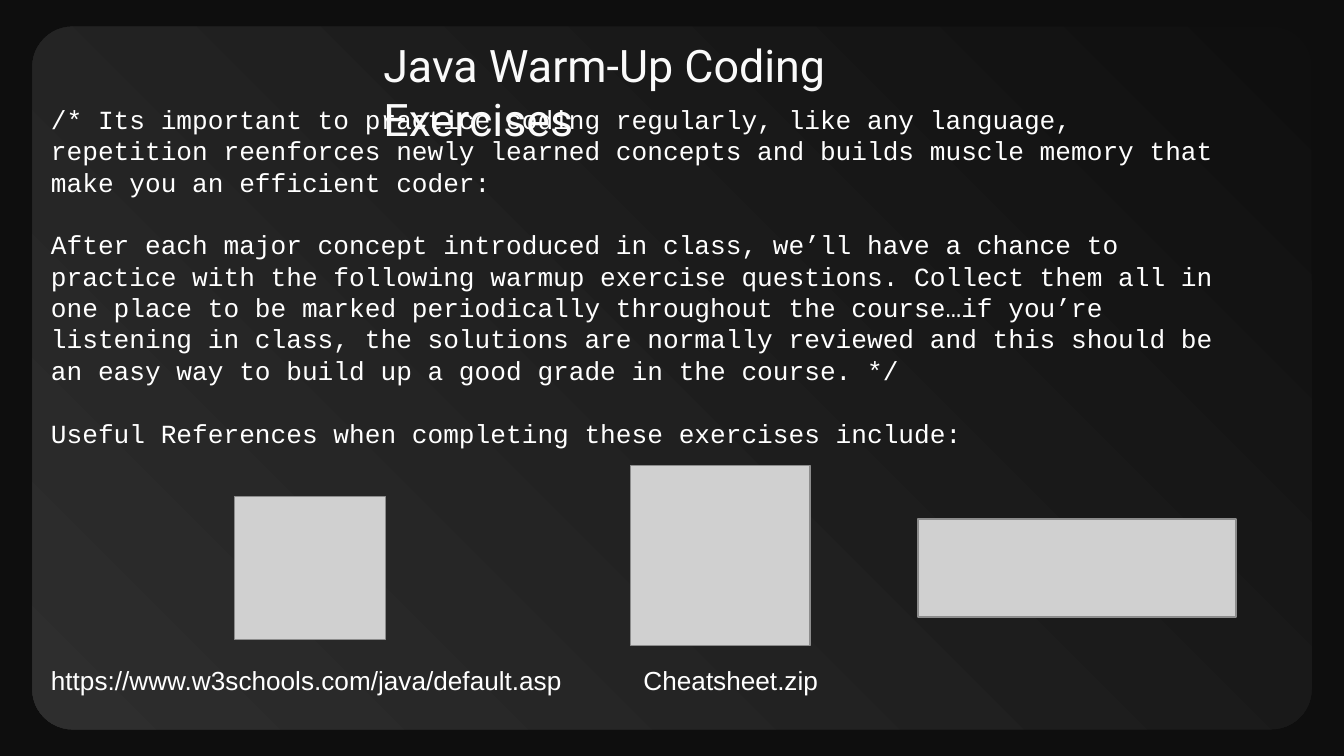
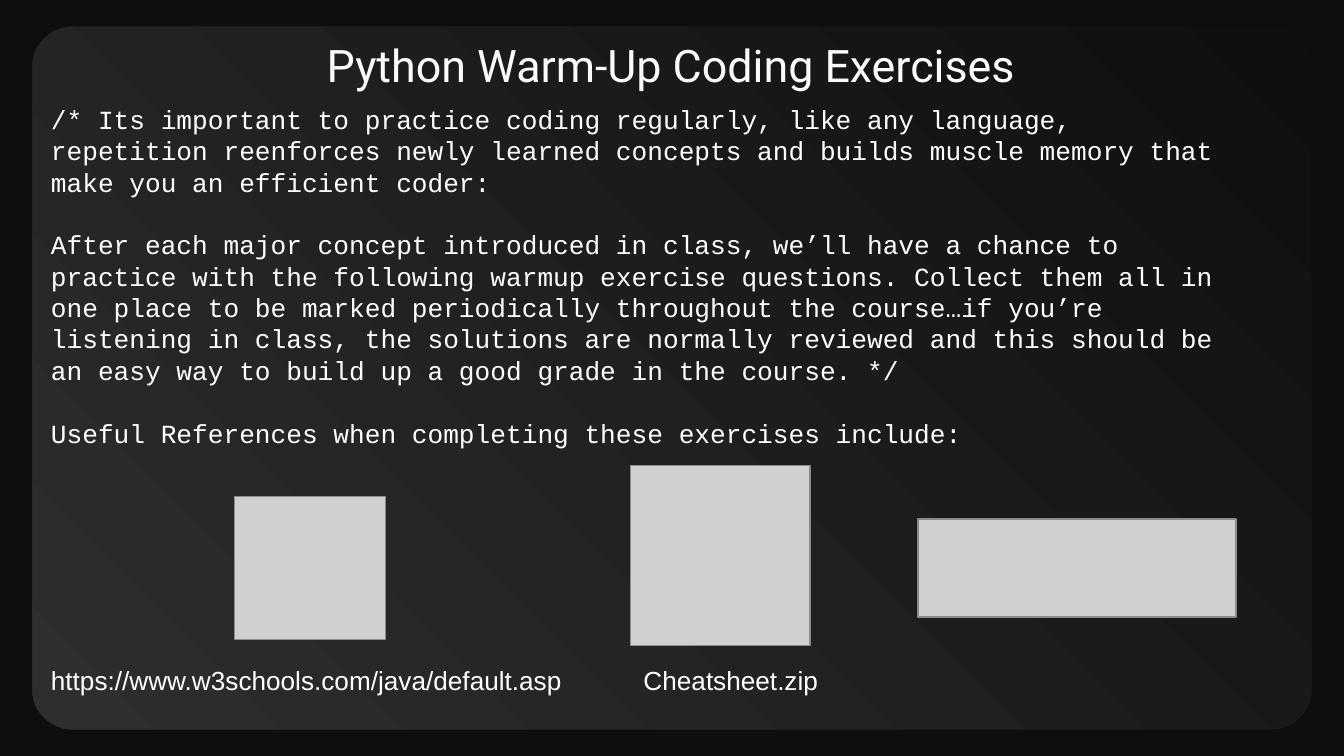
Before and after one commit to CompSci-120-LHHS/cs120mainclass, a slide deck: slide 2 of 002_Course_Exercises/01_CS120_Warmup_Exercises.pptx (slide 1 before the commit). Drawn at 1344x756 pixels with LibreOffice and Linux fonts; fonts in the diff are those of the drawing; grey boxes stand for pictures. Boxes give left, top, right and bottom in pixels: in the first picture for what was removed or moved away, otherwise in the second. Text is boxed around its words. In the diff, an @@ line names an element or a change of style, - is before the commit and + after.

Commit message:
added warmup exercise update

```diff
--- a/002_Course_Exercises/01_CS120_Warmup_Exercises.pptx
+++ b/002_Course_Exercises/01_CS120_Warmup_Exercises.pptx
@@ title at (327,48,1015,92): text changed @@
-Java Warm-Up Coding Exercises
+Python Warm-Up Coding Exercises
```
Also in this commit, not shown: 2 other files.
